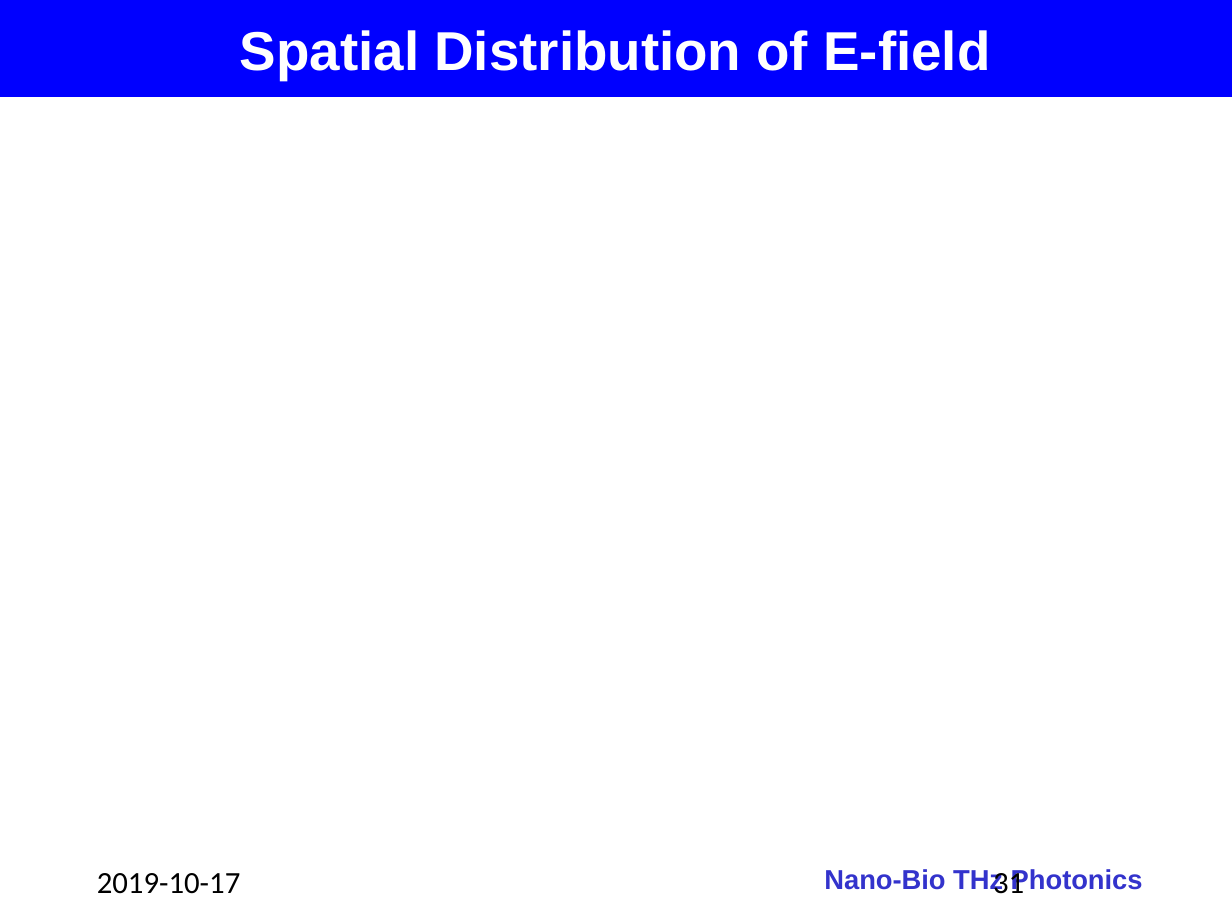
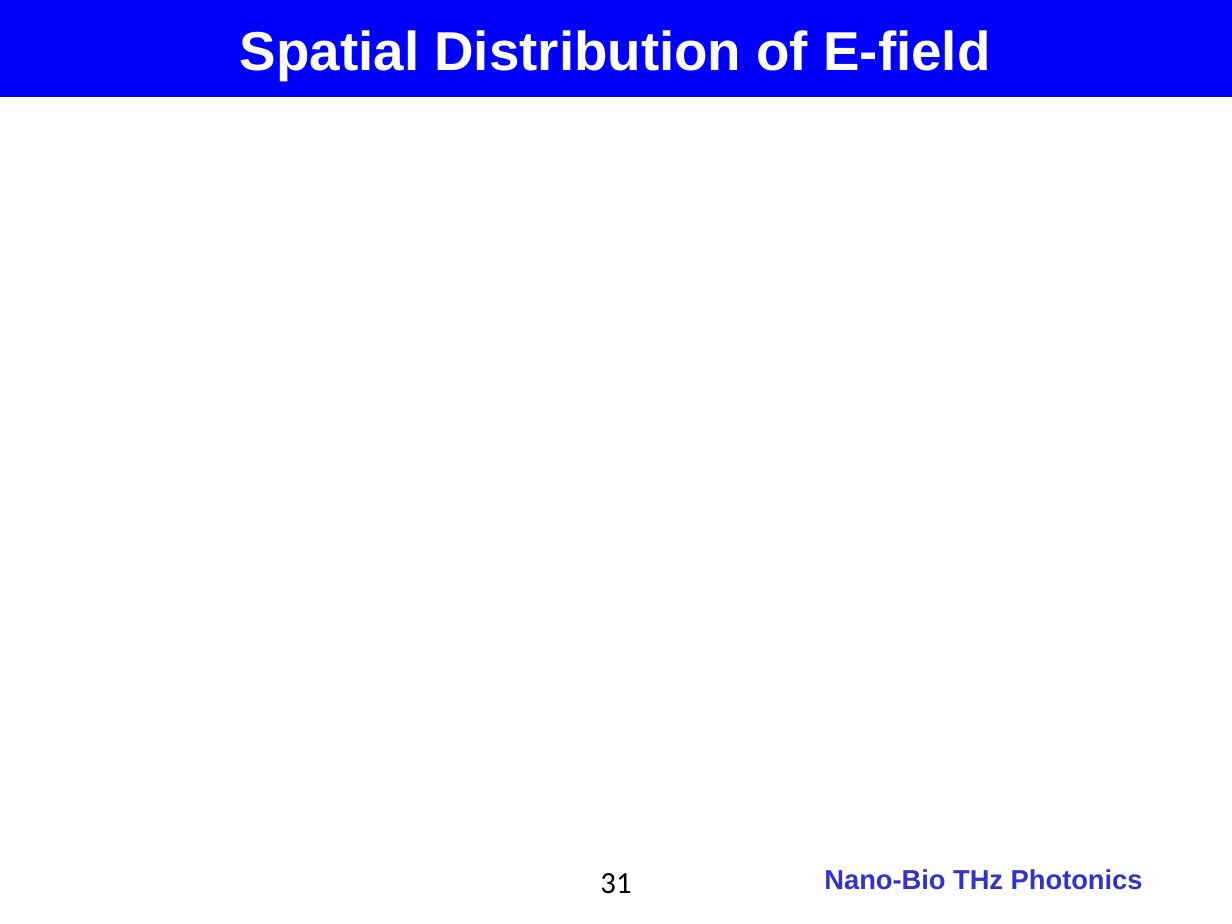
Before and after one commit to jglee96/NBTP_Lab, a slide deck: slide 31 of 개인/석사학위논문/Thesis_Presentation.pptx. Drawn at 1232x924 pixels with LibreOffice and Linux fonts; fonts in the diff are those of the drawing; background and template pictures are left out. Boxes give left, top, right and bottom in pixels: in the first picture for what was removed or moved away, otherwise in the second. Text is boxed around its words. In the diff, an @@ line names an element or a change of style, - is before the commit and + after.

```diff
--- a/개인/석사학위논문/Thesis_Presentation.pptx
+++ b/개인/석사학위논문/Thesis_Presentation.pptx
@@ page number: place and size @@
-page number at bbox=[993, 870, 1024, 894]
+page number at bbox=[600, 873, 631, 894]
@@ text removed at bbox=[97, 873, 241, 894] @@
-2019-10-17
```
Also in this commit, not shown: 7 other slides changed, 1 slide added, 1 slide removed, 1 other file.
